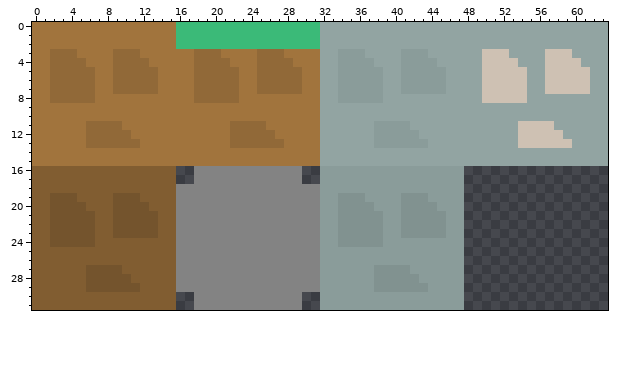
File history of a pixel-art sprite, core/assets/atlas.png. That is the earlier state.
The file is 64x32 pixels.
And afterwards:
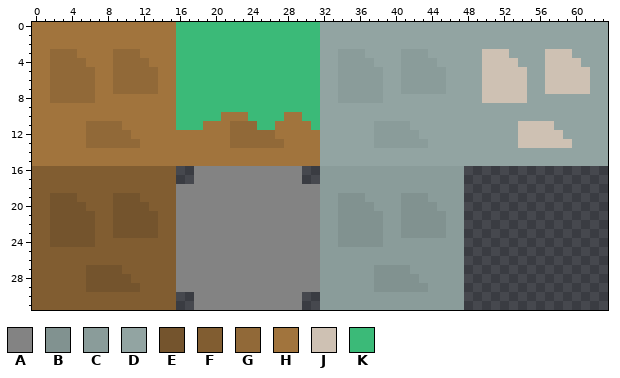
Palette (. is transparent): A #838383  B #819290  C #8a9c9a  D #92a4a2  E #74542d  F #815d31  G #916938  H #a1743d  J #cec1b3  K #3bba78
Difference:
y 3: x 16..31 HHGGGHHHHGGGHHHH -> KKKKKKKKKKKKKKKK
y 4: x 16..31 HHGGGGHHHGGGGHHH -> KKKKKKKKKKKKKKKK
y 5..7: x 16..31 HHGGGGGHHGGGGGHH -> KKKKKKKKKKKKKKKK
y 8: x 16..31 HHGGGGGHHHHHHHHH -> KKKKKKKKKKKKKKKK
y 9: x 16..31 HHHHHHHHHHHHHHHH -> KKKKKKKKKKKKKKKK
y 10: x 16..20 HHHHH -> KKKKK; x 24..27 HHHH -> KKKK; x 30..31 HH -> KK
y 11: x 16..18 HHH -> KKK; x 25..26 GH -> KK; x 31 H -> K
